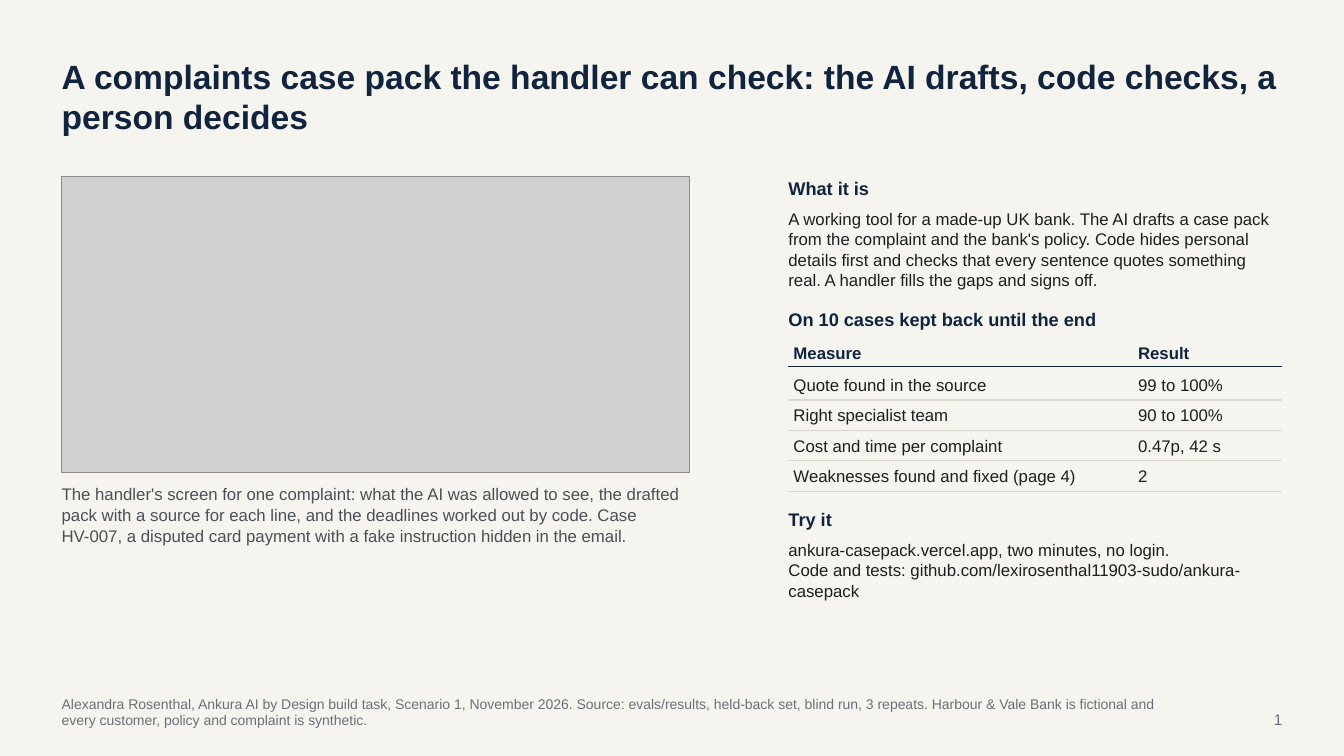
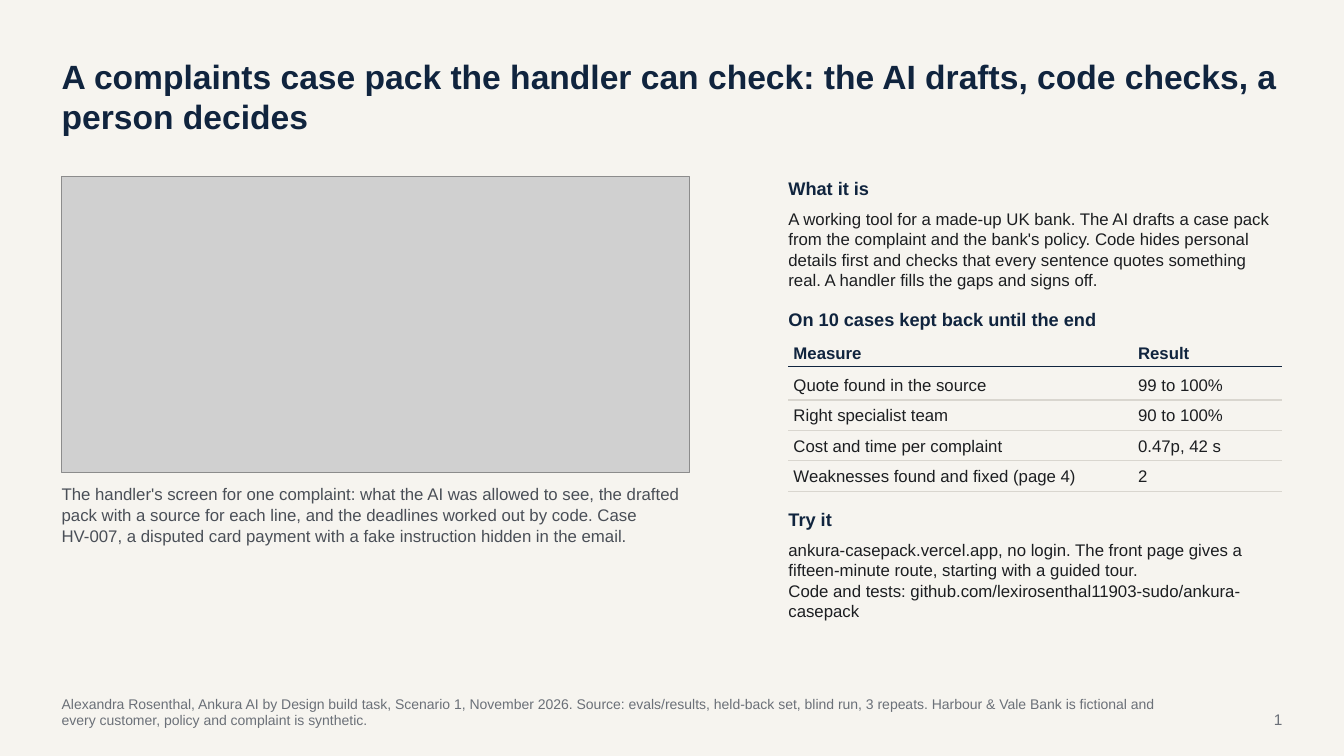
Before and after one commit to lexirosenthal11903-sudo/ankura-casepack, a slide deck: slide 1 of docs/Ankura_case_pack_deck.pptx. Drawn at 1344x756 pixels with LibreOffice and Linux fonts; fonts in the diff are those of the drawing; grey boxes stand for pictures. Boxes give left, top, right and bottom in pixels: in the first picture for what was removed or moved away, otherwise in the second. Text is boxed around its words. In the diff, an @@ line names an element or a change of style, - is before the commit and + after.

```diff
--- a/docs/Ankura_case_pack_deck.pptx
+++ b/docs/Ankura_case_pack_deck.pptx
@@ text at [788,544,1242,580]: text changed @@
-ankura-casepack.vercel.app, two minutes, no login.
+ankura-casepack.vercel.app, no login. The front page gives a fifteen-minute route, starting with a guided tour.
```
Also in this commit, not shown: 4 other files.
